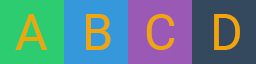
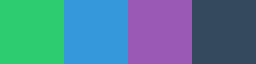
The second 256x64 image is a revision of the first. Changes to its layers:
painted on "Layer 1" over [15, 14, 240, 50]
